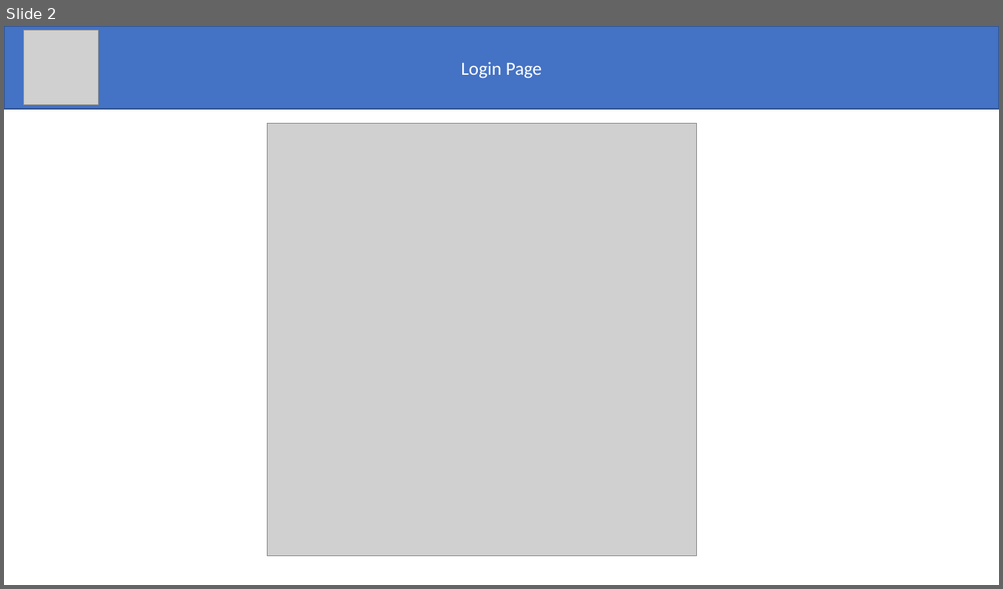
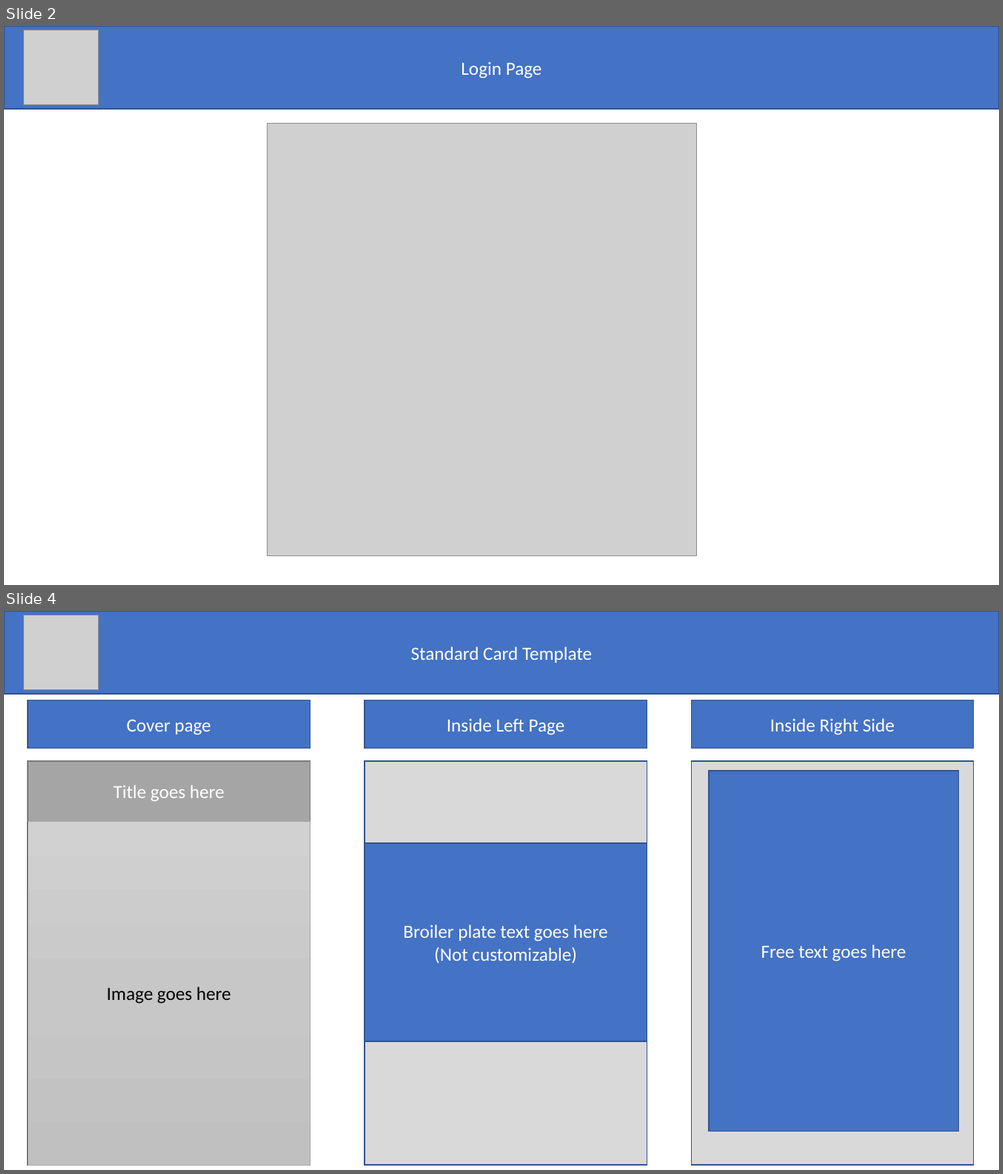
Before and after one commit to SMU-Bootcamp-Project3/Cardify, a slide deck: Wireframe.pptx. Shown one above the other, each under a label of ours: slide 2 before the commit, slides 2 and 4 after it; the slides between them are not shown. The pictures are 1003x589 and 1003x1174 pixels, drawn with LibreOffice and Linux fonts; fonts in the diff are those of the drawing; grey boxes stand for pictures. Boxes give left, top, right and bottom in pixels: in the first picture for what was removed or moved away, otherwise in the second. Text is boxed around its words. In the diff, an @@ line names an element or a change of style, - is before the commit and + after.

Commit message:
Add files via upload

```diff
--- a/Wireframe.pptx
+++ b/Wireframe.pptx
@@ slide 4 added at (x1=4, y1=611, x2=999, y2=1170), background #FFFFFF @@
@@ rectangle added at (x1=4, y1=611, x2=999, y2=694), fill #4472C4, outline #325491 1 pt, 18 pt, text #FFFFFF @@
+Standard Card Template
@@ picture added at (x1=23, y1=615, x2=98, y2=690) @@
@@ rectangle added at (x1=28, y1=701, x2=310, y2=749), fill #4472C4, outline #325491 1 pt, 18 pt, text #FFFFFF @@
+Cover page
@@ rectangle added at (x1=364, y1=701, x2=646, y2=749), fill #4472C4, outline #325491 1 pt, 18 pt, text #FFFFFF @@
+Inside Left Page
@@ rectangle added at (x1=691, y1=701, x2=973, y2=749), fill #4472C4, outline #325491 1 pt, 18 pt, text #FFFFFF @@
+Inside Right Side
@@ rectangle added at (x1=28, y1=762, x2=310, y2=1166), fill #D9D9D9, outline #325491 1 pt @@
@@ rectangle added at (x1=28, y1=762, x2=310, y2=822), fill #A5A5A5, outline #7A7A7A 1 pt, 18 pt, text #FFFFFF @@
+Title goes here
@@ rectangle added at (x1=364, y1=762, x2=646, y2=1166), fill #D9D9D9, outline #325491 1 pt @@
@@ rectangle added at (x1=691, y1=762, x2=973, y2=1166), fill #D9D9D9, outline #325491 1 pt @@
@@ rectangle added at (x1=708, y1=771, x2=959, y2=1132), fill #4472C4, outline #325491 1 pt, 18 pt, text #FFFFFF @@
+Free text goes here
@@ rectangle added at (x1=28, y1=821, x2=310, y2=1165), fill gradient #D2D2D2 to #C8C8C8 to #C0C0C0, outline #A5A5A5 0.5 pt, 18 pt, text #000000 @@
+Image goes here
@@ rectangle added at (x1=364, y1=844, x2=646, y2=1042), fill #4472C4, outline #325491 1 pt, 18 pt, text #FFFFFF @@
+Broiler plate text goes here
+(Not customizable)
```
Also in this commit, not shown: 3 other slides added, 2 slides removed.
